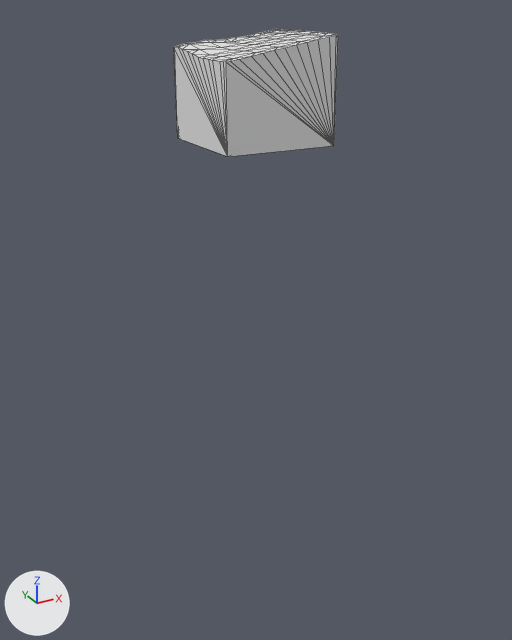
A saved change to the glTF model assets/terrain/surface_pieces/surf_8_35.glb.
The view is the same before and after, from a 50 mm lens placed at (-82.56, -95.13, -24.68), pointed at (-67.08, -66.98, -38.76). Every picture has the same lights, and +X, +Y and +Z are marked at lower left. The picture after the commit comes second. Mesh edges are drawn as thin lines. Where no turn or scale is listed for an object, it has been applied to the vertices.

Objects in the first picture: 'geometry_0'.
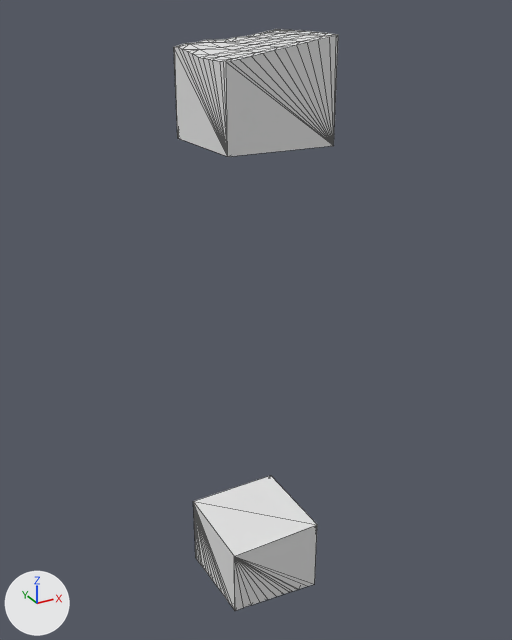
Where the change shows, as pixel boxes (x1, y1, x2, y2) in the pictures (512 x 640 px):
'layer_5', added
    after: (193, 475, 317, 611)

What changed in the scene script:
```text
Add me_layer_5:
    me_layer_5.from_pydata(...)  # 85 vertices, 165 faces; spans x -70.0..-65.0, y -70.0..-65.0, z -54.97..-50.0
Add ob_layer_5:
    ob_layer_5 = bpy.data.objects.new('layer_5', me_layer_5)
    ob_layer_5.location = (0.0, 0.0, 0.0)
```
